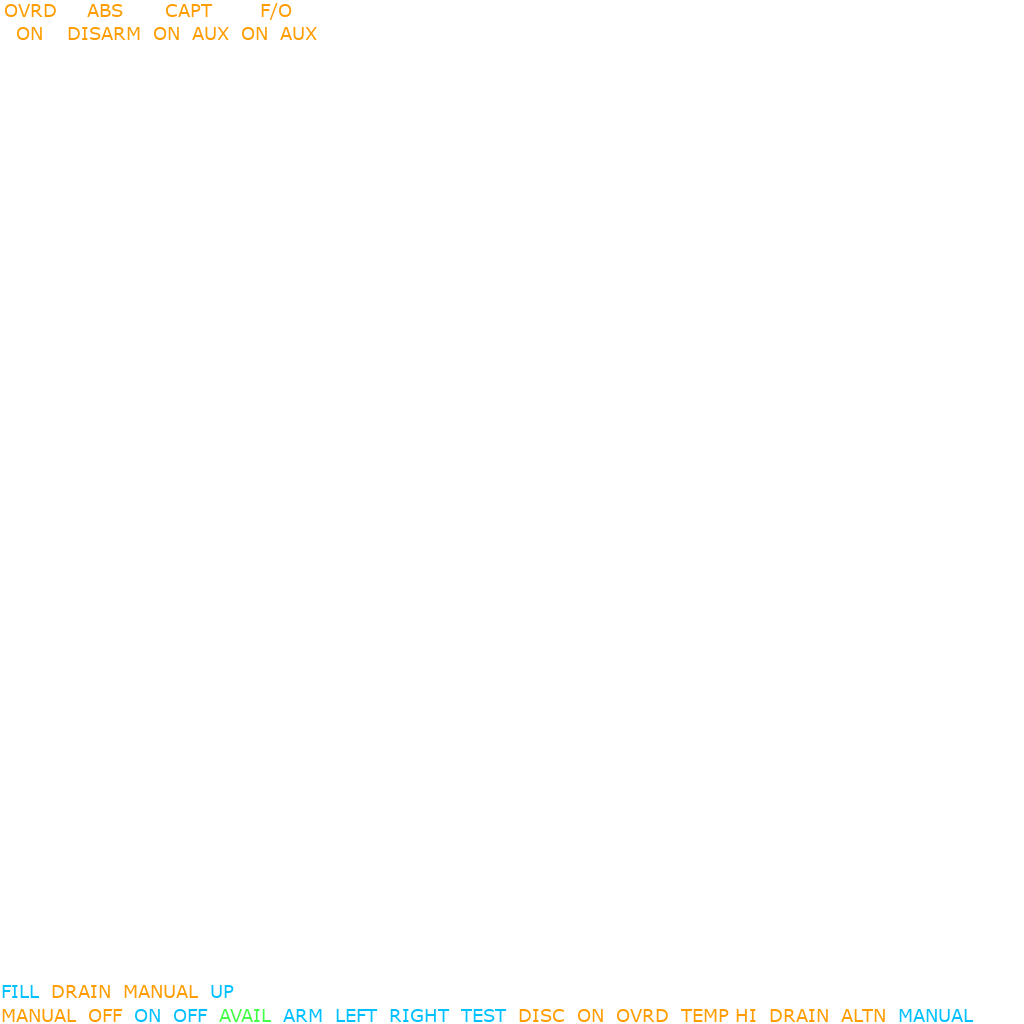
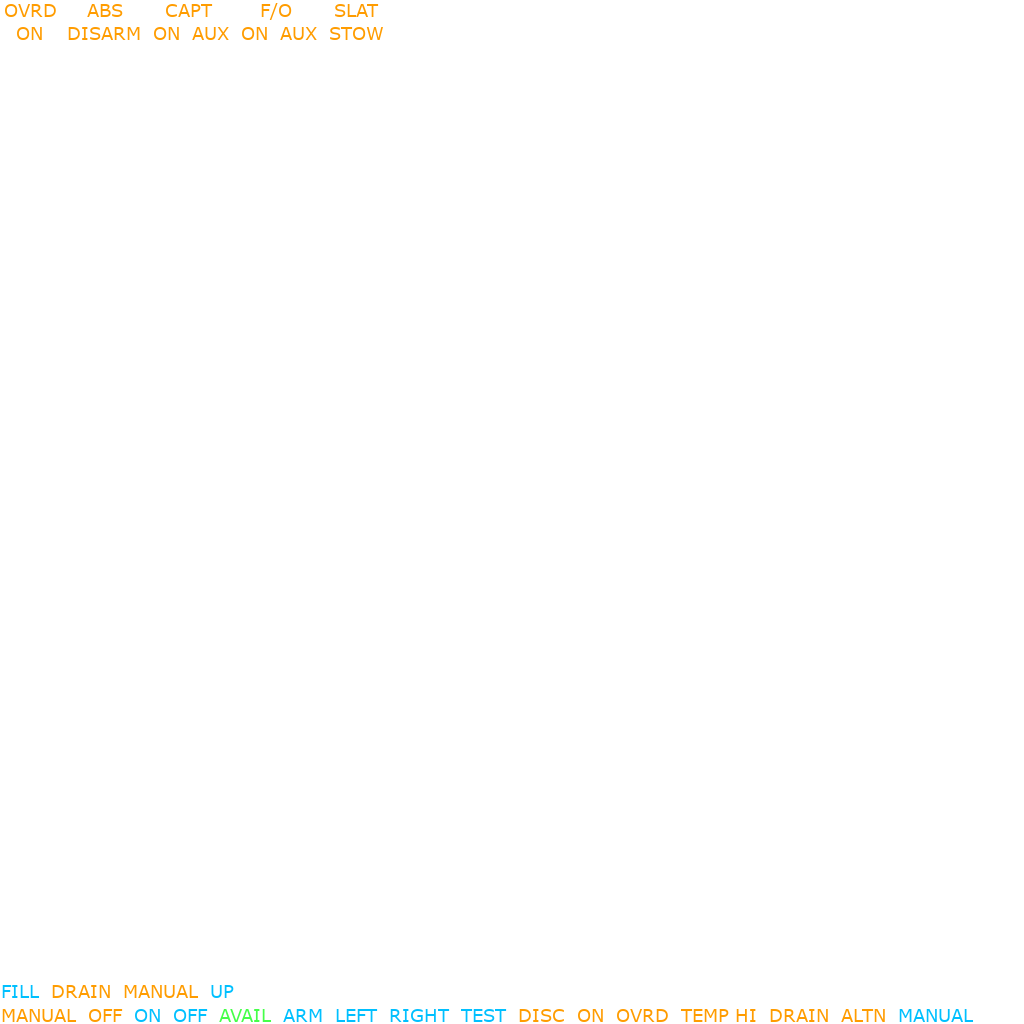
Layers edited between the first and the second 1024×1024 image:
painted on "OVRD ABS CAPT ..." over [330, 4, 383, 40]
